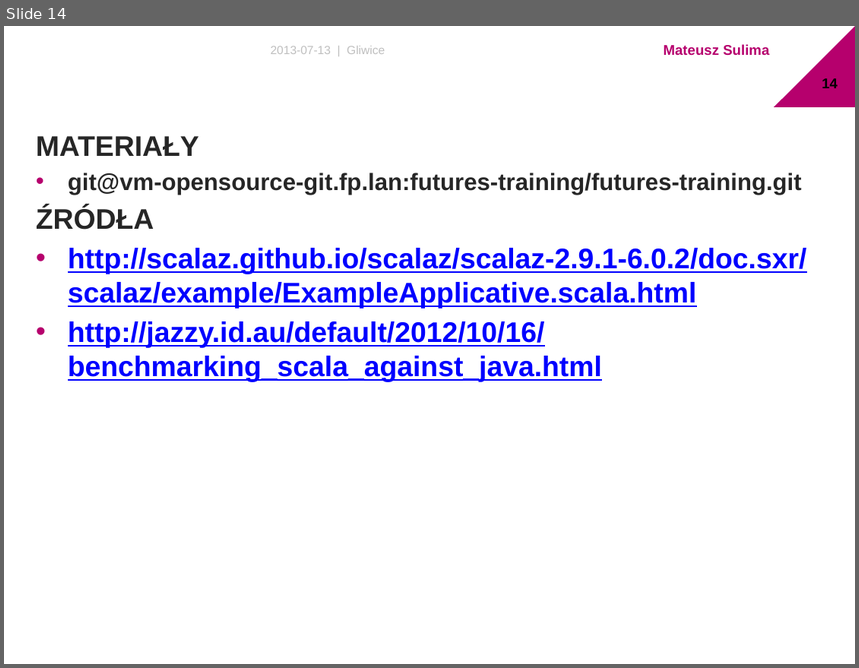
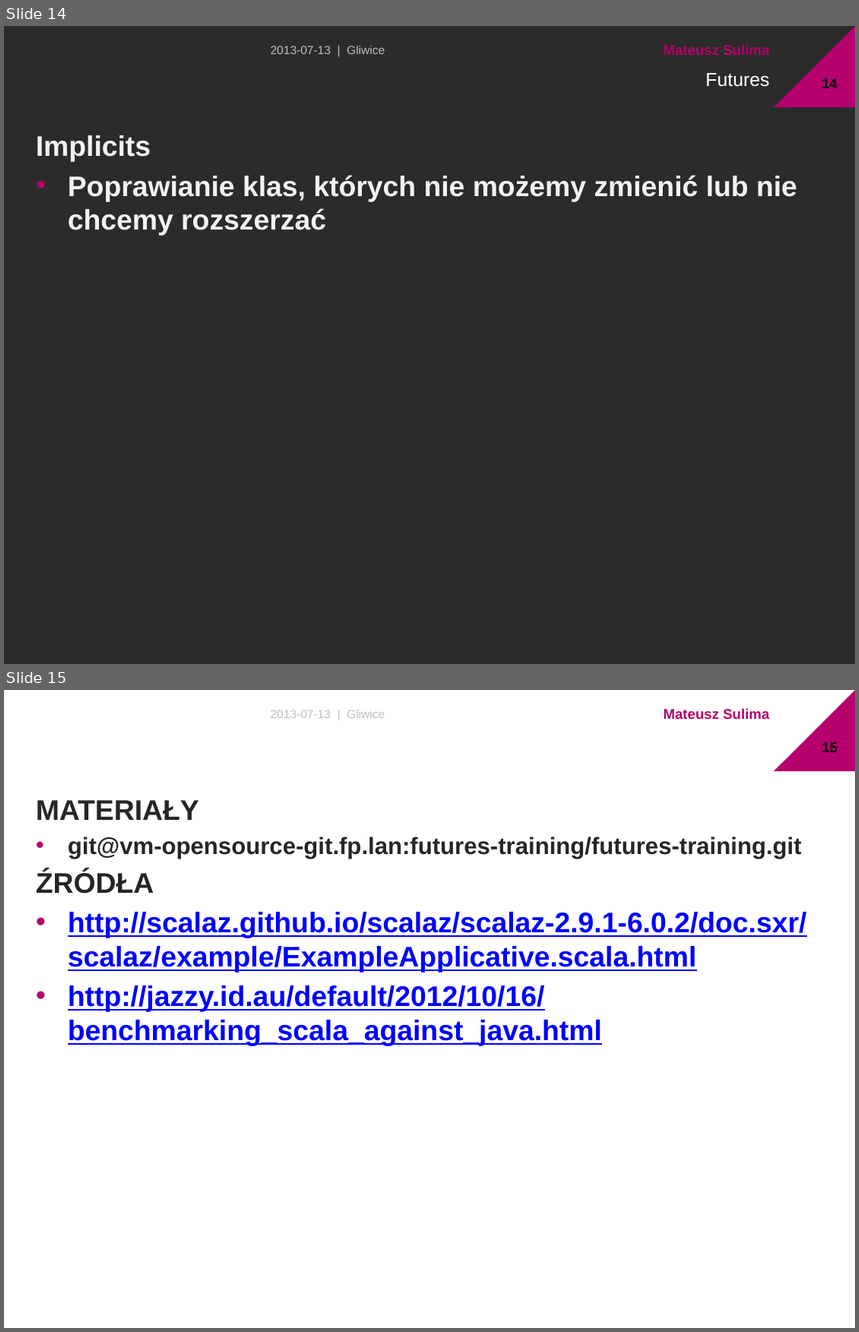
Before and after one commit to msulima/scala-sugar, a slide deck: Presentation.pptx. Shown one above the other, each under a label of ours: slide 14 before the commit, slides 14 and 15 after it. The pictures are 859x668 and 859x1332 pixels, drawn with LibreOffice and Linux fonts; fonts in the diff are those of the drawing; background and template pictures are left out; a plain dark background stands for a picture behind light text. Boxes give left, top, right and bottom in pixels: in the first picture for what was removed or moved away, otherwise in the second. Text is boxed around its words. In the diff, an @@ line names an element or a change of style, - is before the commit and + after.

Commit message:
Implicits

```diff
--- a/Presentation.pptx
+++ b/Presentation.pptx
@@ slide 14 added at (x1=4, y1=26, x2=855, y2=664), background picture (left out); not listed: 3 template elements that a slide beside it also shows @@
@@ text added at (x1=271, y1=46, x2=385, y2=54), 10 pt, text #BFBFBF @@
+2013-07-13 | Gliwice
@@ page number added at (x1=822, y1=78, x2=838, y2=88), 12 pt, text #000000, bold @@
+14
@@ text added at (x1=36, y1=135, x2=797, y2=236), 24 pt, text #F2F2F2, bold @@
+Implicits
+• Poprawianie klas, których nie możemy zmienić lub nie chcemy rozszerzać
@@ what was slide 14 is now slide 15 @@
@@ page number at (x1=822, y1=742, x2=838, y2=752): text changed @@
-14
+15
```
Also in this commit, not shown: 2 other files.
